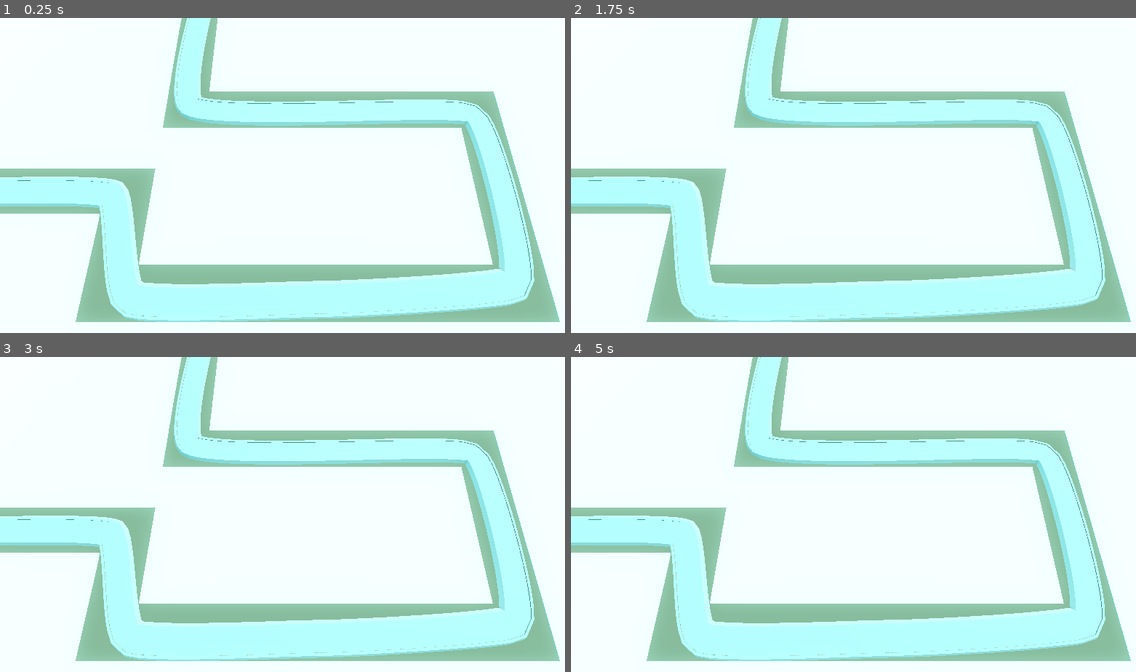
Above: before the commit, frames 1-4 (two rows, left to right).
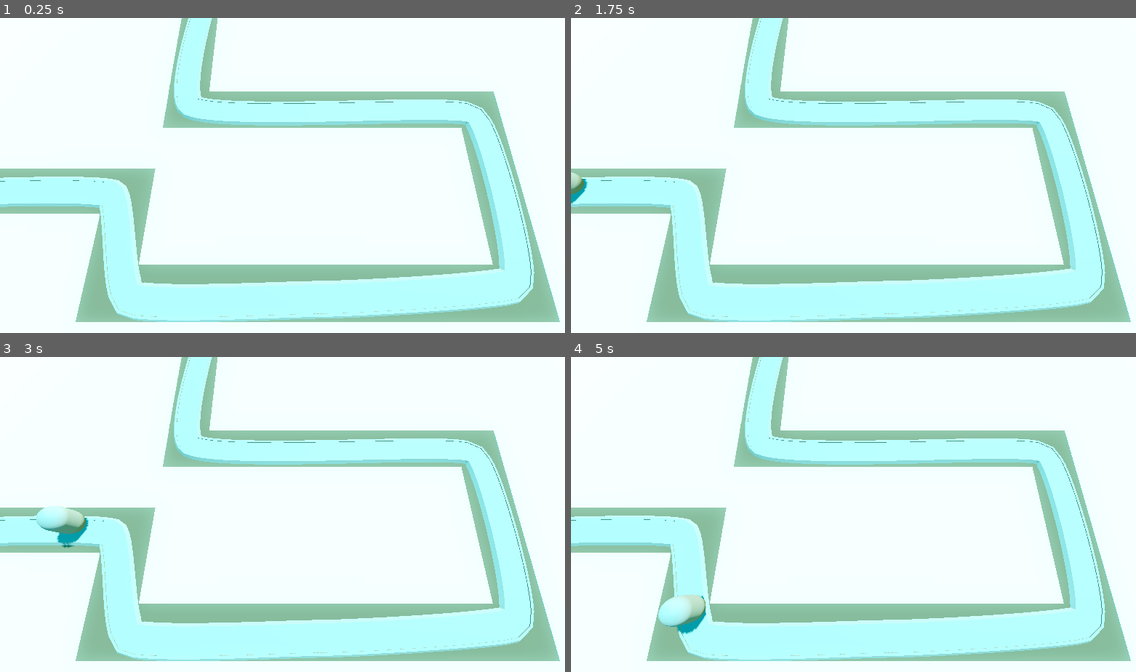
Above: after the commit, the same moments.

Repository: LukasVasi/godot-barbarian-blaster
Game: Godot game, scene res://scenes/main.tscn
The game is run twice, just before and just after one commit, with the same random seed, the same clock (stepped at 60 frames per second) and the same inputs.
Inputs:
- Up to frame 1 (0.25 s): no input
- Up to frame 2 (1.75 s): tap Enter at 0.5 s; tap Space at 1.25 s
- Up to frame 3 (3 s): no input
- Up to frame 4 (5 s): no input

The runs differ from the first frame. In frame 1, 0.2% of the frame differs, in the area x 0-95%, y 0-97%; in frame 2, 0.4%; in frame 3, 0.9%; in frame 4, 1.0%.

Commit message:
Added a basic enemy

Diff:
--- /dev/null
+++ b/enemy/enemy.gd
@@ -0,0 +1,9 @@
+class_name Enemy
+extends PathFollow3D
+
+## The movement speed of the enemy.
+@export var movement_speed: float = 1.0
+
+
+func _process(delta: float) -> void:
+	progress += delta * movement_speed
--- /dev/null
+++ b/enemy/enemy.tscn
@@ -0,0 +1,16 @@
+[gd_scene load_steps=3 format=3 uid="uid://da6wvgvna11sn"]
+
+[ext_resource type="Script" path="res://enemy/enemy.gd" id="1_yv8d0"]
+
+[sub_resource type="CapsuleMesh" id="CapsuleMesh_kdwgl"]
+radius = 1.0
+height = 3.0
+
+[node name="Enemy" type="PathFollow3D"]
+transform = Transform3D(0.999994, 0, 0, 0, 1, 0, 0, 0, 0.999994, 0, 0, 0)
+loop = false
+script = ExtResource("1_yv8d0")
+
+[node name="MeshInstance3D" type="MeshInstance3D" parent="."]
+transform = Transform3D(1, 0, 0, 0, 1, 0, 0, 0, 1, 0, 1.5, 0)
+mesh = SubResource("CapsuleMesh_kdwgl")
--- a/scenes/main.tscn
+++ b/scenes/main.tscn
@@ -1,6 +1,7 @@
-[gd_scene load_steps=7 format=3 uid="uid://bd4x7ka8cuesf"]
+[gd_scene load_steps=8 format=3 uid="uid://bd4x7ka8cuesf"]
 
 [ext_resource type="MeshLibrary" uid="uid://cop7mium5enx2" path="res://mesh_libraries/space_library.tres" id="1_7s1rk"]
+[ext_resource type="PackedScene" uid="uid://da6wvgvna11sn" path="res://enemy/enemy.tscn" id="2_wnmco"]
 
 [sub_resource type="ProceduralSkyMaterial" id="ProceduralSkyMaterial_vmw68"]
 sky_top_color = Color(6.73831e-07, 0.688762, 0.816985, 1)
@@ -22,7 +23,7 @@
 
 [sub_resource type="Curve3D" id="Curve3D_xctt1"]
 _data = {
-"points": PackedVector3Array(0, 0, 0, 0, 0, 0, -36, 0, 2, -1, 0, -1, 1, 0, 1, -15, 0, 2, -1, 0, -1, 2, 0, 0.5, -12, 0, 10, -2, 0, 0, 2, 0, 0, 2, 0, 10, -2, 0, 0.5, 1, 0, -1, 17, 0, 9, 1, 0, 1, -2, 0, -1, 17, 0, -5, 2, 0, 2, -2, 0, -2, -10, 0, -6, 0, 0, 0, 0, 0, 0, -10, 0, -23),
+"points": PackedVector3Array(0, 0, 0, 0, 0, 0, -33.2893, 0, 2, -1, 0, -1, 1, 0, 1, -15, 0, 2, -1, 0, -1, 2, 0, 0.5, -12, 0, 10, -2, 0, 0, 2, 0, 0, 2, 0, 10, -2, 0, 0.5, 1, 0, -1, 17, 0, 9, 1, 0, 1, -2, 0, -1, 17, 0, -5, 2, 0, 2, -2, 0, -2, -10, 0, -6, 0, 0, 0, 0, 0, 0, -10, 0, -21),
 "tilts": PackedFloat32Array(0, 0, 0, 0, 0, 0, 0, 0)
 }
 point_count = 8
@@ -94,3 +95,7 @@
 path_continuous_u = true
 path_u_distance = 1.0
 path_joined = false
+
+[node name="Enemy" parent="Path3D" instance=ExtResource("2_wnmco")]
+transform = Transform3D(-4.37111e-08, 0, -0.999994, 0, 1, 0, 0.999994, 0, -4.37111e-08, -33.2893, 0, 2)
+movement_speed = 5.0
Not shown: 4 places in mesh_libraries/space_library.tres that only renumber resources
